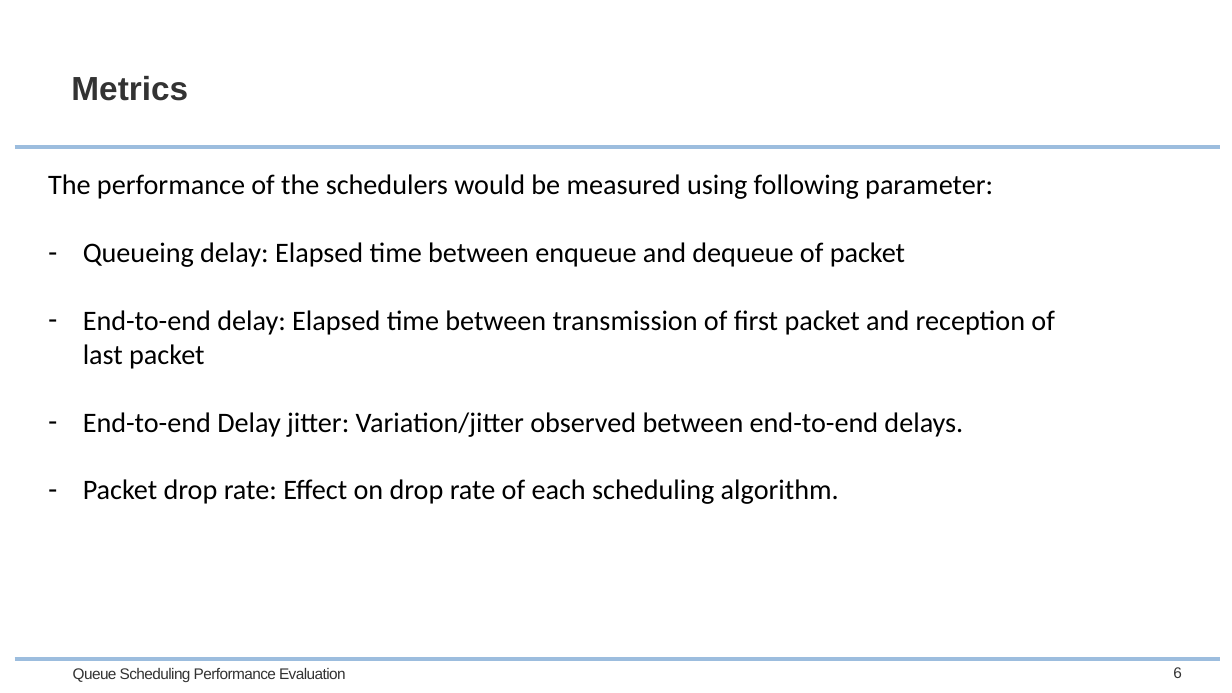
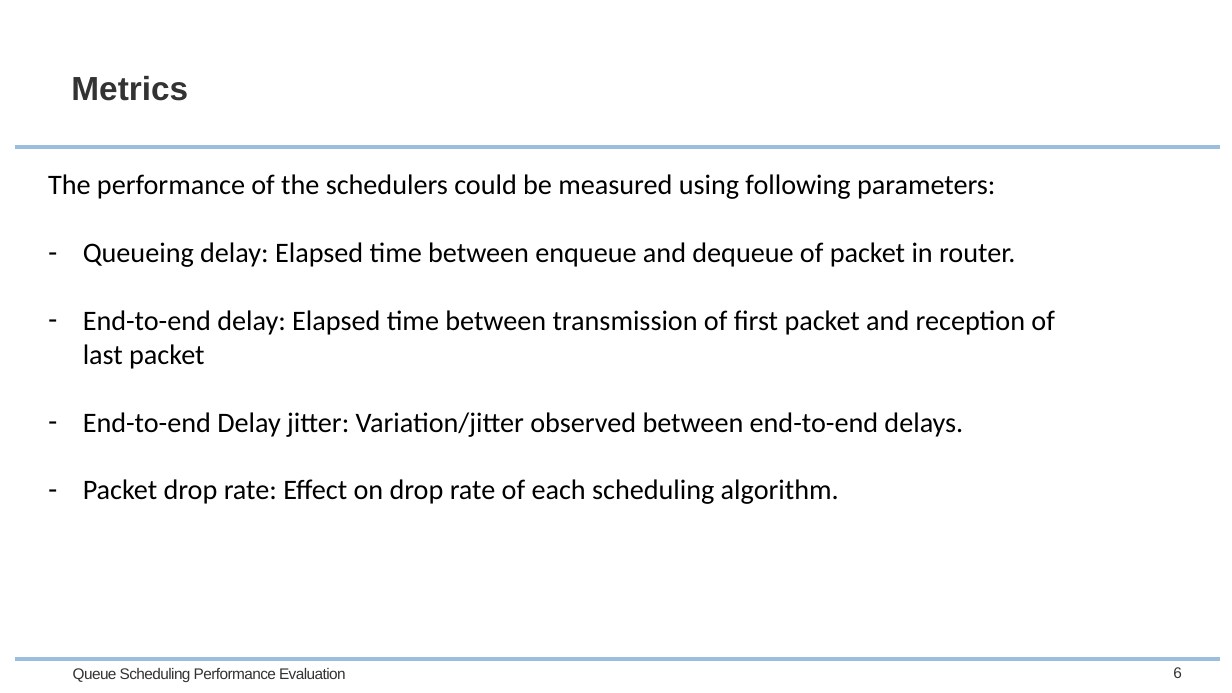
Before and after one commit to anushrimal/queue_scheduling, a slide deck: slide 6 of Submission/QueueScheduling_MidTerm_Presentation.pptx. Drawn at 1232x693 pixels with LibreOffice and Linux fonts; fonts in the diff are those of the drawing; background and template pictures are left out. Boxes give left, top, right and bottom in pixels: in the first picture for what was removed or moved away, otherwise in the second. Text is boxed around its words. In the diff, an @@ line names an element or a change of style, - is before the commit and + after.

Commit message:
DRR scheduler code, mid-term presentation, docs

```diff
--- a/Submission/QueueScheduling_MidTerm_Presentation.pptx
+++ b/Submission/QueueScheduling_MidTerm_Presentation.pptx
@@ text at (x1=48, y1=174, x2=1015, y2=267): text changed @@
-The performance of the schedulers would be measured using following parameter:
-– Queueing delay: Elapsed time between enqueue and dequeue of packet
+The performance of the schedulers could be measured using following parameters:
+– Queueing delay: Elapsed time between enqueue and dequeue of packet in router.
```
Also in this commit, not shown: 2 other slides changed, 27 other files.
